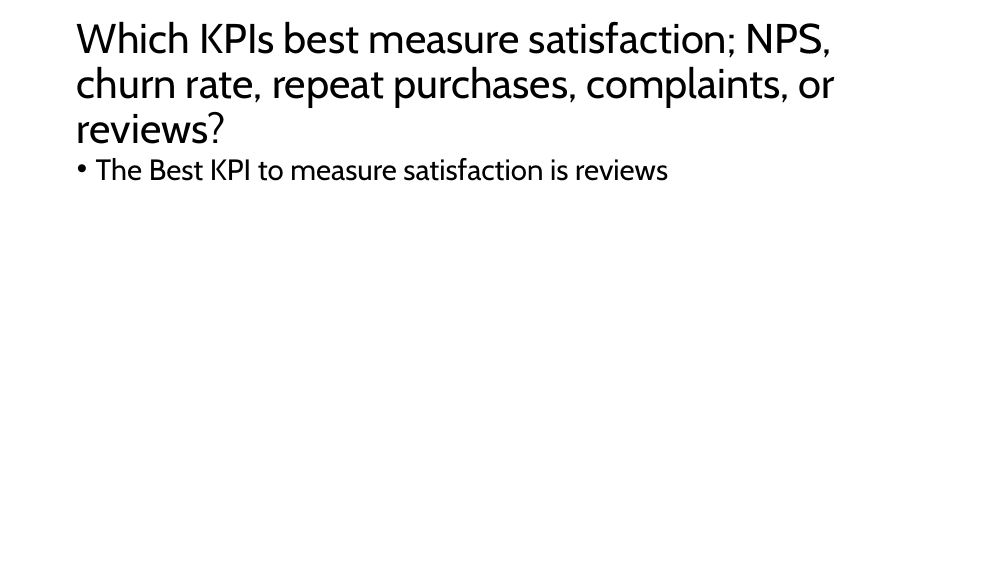
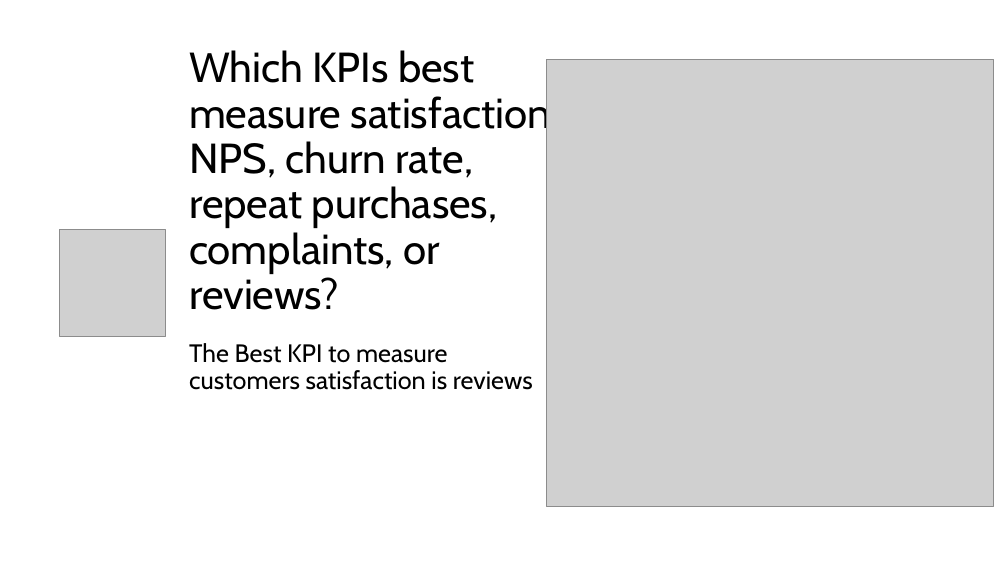
Before and after one commit to Sired1m/data_sprint_olist_G1, a slide deck: slide 6 of Olist Project updated.pptx. Drawn at 1008x567 pixels with LibreOffice and Linux fonts; fonts in the diff are those of the drawing; grey boxes stand for pictures. Boxes give left, top, right and bottom in pixels: in the first picture for what was removed or moved away, otherwise in the second. Text is boxed around its words. In the diff, an @@ line names an element or a change of style, - is before the commit and + after.

```diff
--- a/Olist Project updated.pptx
+++ b/Olist Project updated.pptx
@@ title "Which KPIs best measure satisfaction; ...": place and size @@
-title "Which KPIs best measure satisfaction; ..." at (77,21,835,144)
+title "Which KPIs best measure satisfaction; ..." at (189,50,560,310)
@@ title "Which KPIs best measure satisfaction; ..." at (189,50,560,310): size 39.6 to 40 pt; vertical alignment middle to bottom @@
@@ picture added at (547,59,994,507) @@
@@ picture added at (59,230,166,337) @@
@@ text at (189,343,533,390): text changed; size 28 to 24 pt @@
-• The Best KPI to measure satisfaction is reviews
+The Best KPI to measure customers satisfaction is reviews
```
Also in this commit, not shown: 25 other slides changed, 2 slides added, 2 other files.
